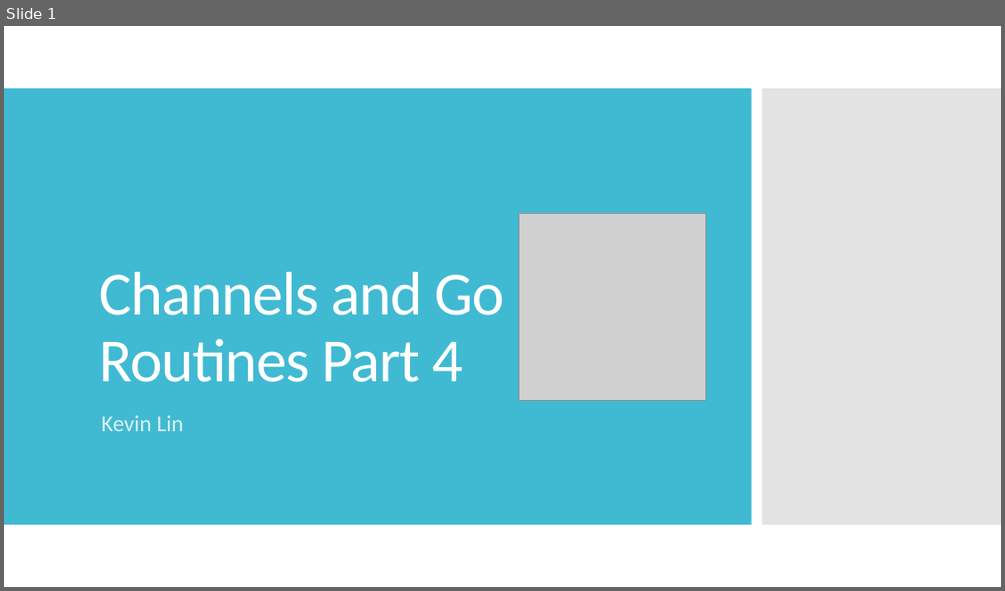
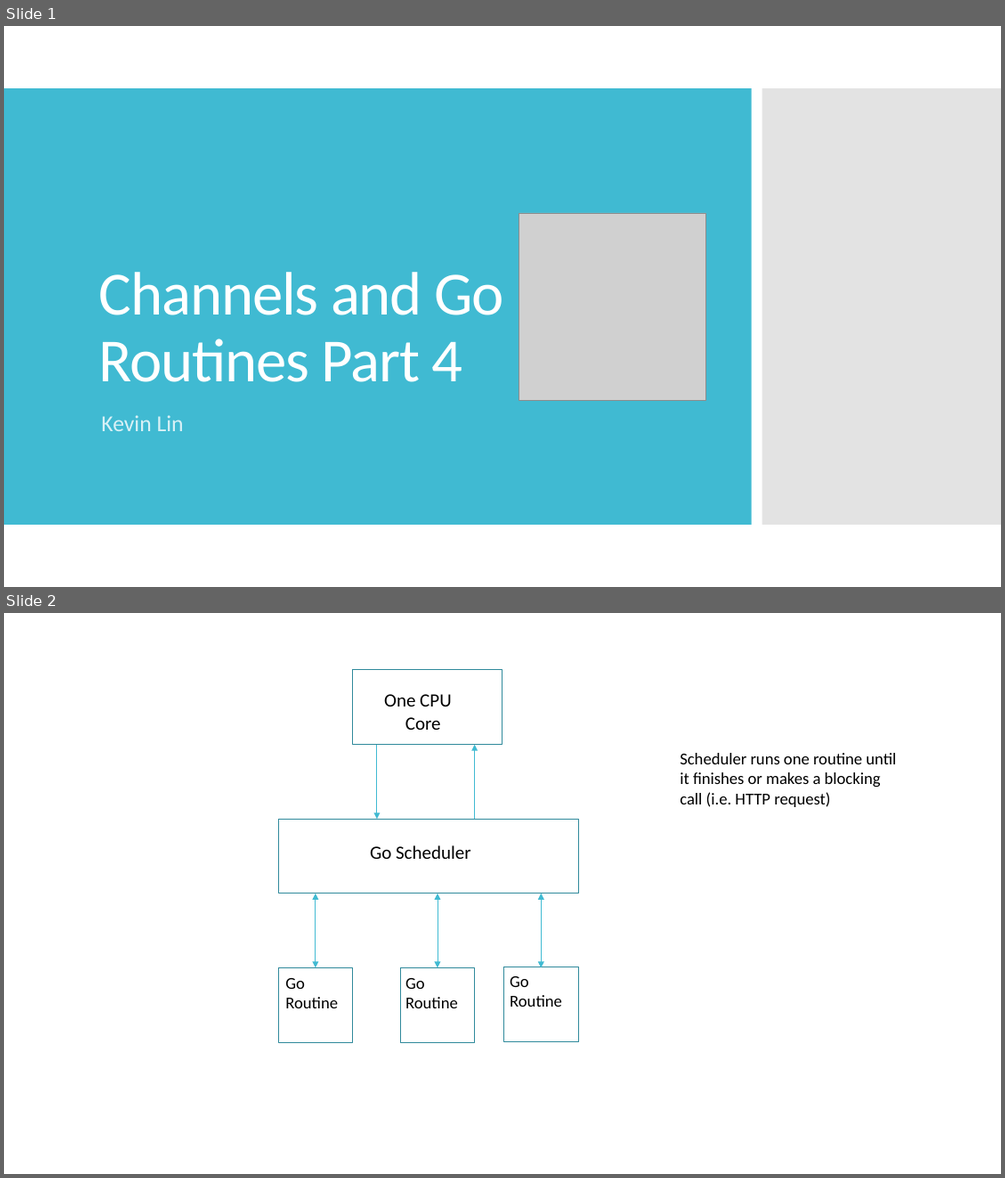
Before and after one commit to kevinlin47/Learn_Go, a slide deck: channels and go routines/Channels and Go Routines Part 4.pptx. Shown one above the other, each under a label of ours: slide 1 before the commit, slides 1 and 2 after it. The pictures are 1005x591 and 1005x1178 pixels, drawn with LibreOffice and Linux fonts; fonts in the diff are those of the drawing; grey boxes stand for pictures. Boxes give left, top, right and bottom in pixels: in the first picture for what was removed or moved away, otherwise in the second. Text is boxed around its words. In the diff, an @@ line names an element or a change of style, - is before the commit and + after.

Commit message:
create slide 2 for part 4 channels and go routines

```diff
--- a/channels and go routines/Channels and Go Routines Part 4.pptx
+++ b/channels and go routines/Channels and Go Routines Part 4.pptx
@@ slide 2 added at (4, 613, 1001, 1174), background #FFFFFF @@
@@ rectangle added at (353, 670, 502, 745), fill #FFFFFF, outline #2F8A9B 0.85 pt @@
@@ text added at (384, 694, 451, 730), 18 pt, text #000000 @@
+One CPU
+Core
@@ arrow added from (377, 745) to (377, 819), #40BAD2 0.75 pt @@
@@ arrow added from (474, 819) to (474, 745), #40BAD2 0.75 pt @@
@@ text added at (680, 753, 896, 807), 16 pt, text #000000 @@
+Scheduler runs one routine until it finishes or makes a blocking call (i.e. HTTP request)
@@ rectangle added at (278, 819, 578, 893), fill #FFFFFF, outline #2F8A9B 0.85 pt @@
@@ text added at (370, 845, 471, 859), 18 pt, text #000000 @@
+Go Scheduler
@@ double arrow added from (316, 893) to (316, 967), #40BAD2 0.75 pt @@
@@ double arrow added from (437, 893) to (437, 967), #40BAD2 0.75 pt @@
@@ double arrow added from (541, 893) to (541, 967), #40BAD2 0.75 pt @@
@@ rectangle added at (278, 967, 353, 1042), fill #FFFFFF, outline #2F8A9B 0.85 pt @@
@@ text added at (285, 978, 338, 1008), 16 pt, text #000000 @@
+Go Routine
@@ rectangle added at (400, 967, 474, 1042), fill #FFFFFF, outline #2F8A9B 0.85 pt @@
@@ text added at (405, 978, 458, 1008), 16 pt, text #000000 @@
+Go Routine
@@ rectangle added at (504, 966, 578, 1041), fill #FFFFFF, outline #2F8A9B 0.85 pt @@
@@ text added at (510, 976, 562, 1006), 16 pt, text #000000 @@
+Go Routine
```
